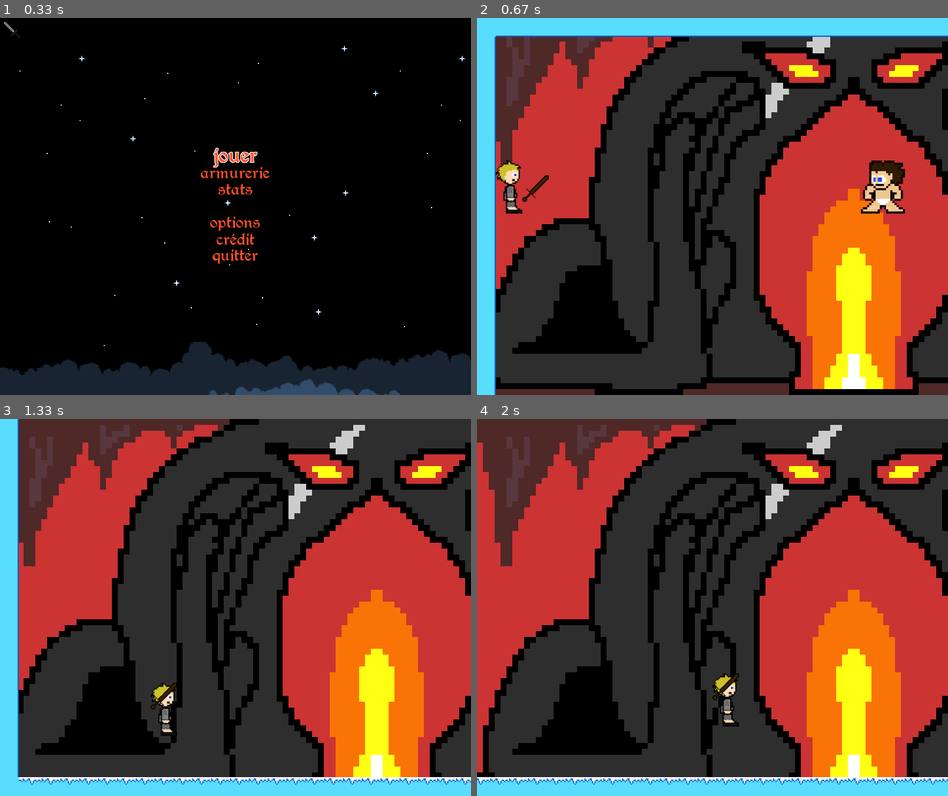
Above: before the commit, frames 1-4 (two rows, left to right).
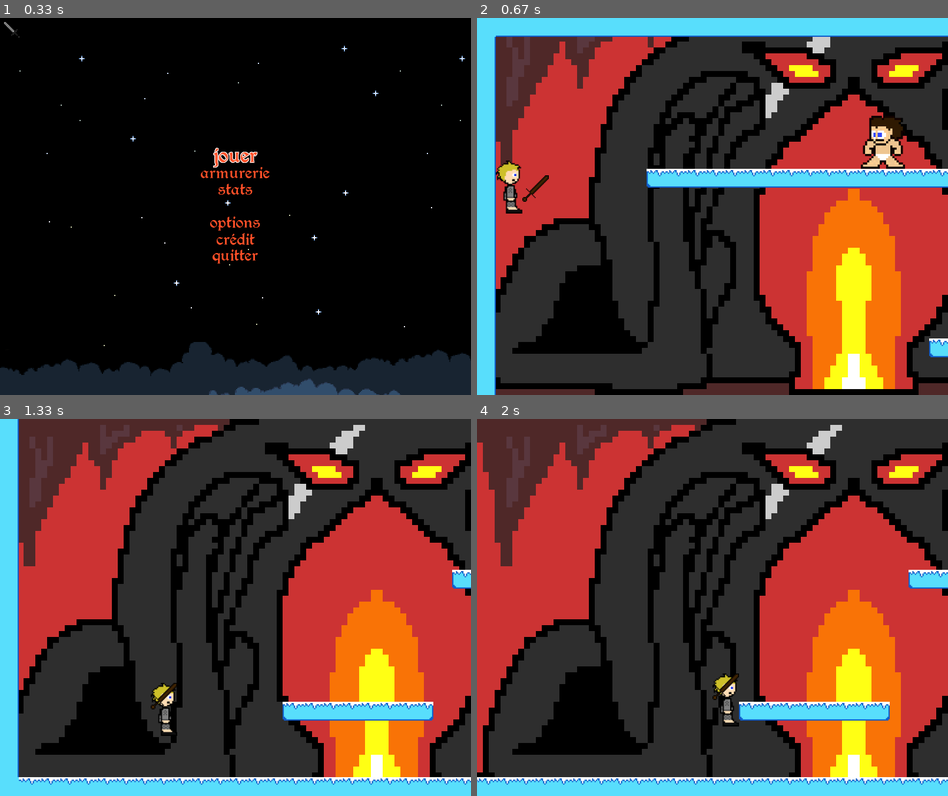
Above: after the commit, the same moments.

Repository: nerokiryu/hugo_boss
Game: pygame game, started from hugoboss.py
Two runs of this game, one before a commit and one after it. Both use one fixed random seed, a clock stepped at 60 frames per second and the inputs below. The source is Python 2; it was converted automatically to run under Python 3.
Inputs (mouse positions are in pixels of both pictures, inside the frame that each line leads up to):
- Up to frame 1 (0.33 s): no input
- Up to frame 2 (0.67 s): tap Enter at 0.33 s
- Up to frame 3 (1.33 s): hold Right 0.67-1.13 s; move the mouse to (216, 626) at 0.7 s; hold Up from 1.17 s (still down)
- Up to frame 4 (2 s): release Up at 1.47 s; hold Right 1.5-1.97 s

Frame 1 is identical in both runs. In frame 2, 4.9% of the frame differs, in the area x 36-100%, y 25-90%; in frame 3, 1.8%; in frame 4, 2.8%.

Commit message:
map glace

Diff:
--- a/jeu/jeu.py
+++ b/jeu/jeu.py
@@ -58,27 +58,27 @@
         "N                                                                            O",
         "N                                                                            O",
         "N                                                                            O",
-        "N                                                                            O",
-        "N                                                                            O",
-        "N                                                                            O",
-        "N                                                                            O",
-        "N                                                                            O",
-        "N                                                                            O",
-        "N                                                                            O",
-        "N                                                                            O",
-        "N                                                                            O",
-        "N                                                                            O",
-        "N                                                                            O",
-        "N                                                                            O",
-        "N                                                                            O",
-        "N                                                                            O",
-        "N                                                                            O",
-        "N                                                                            O",
-        "N                                                                            O",
-        "N                                                                            O",
-        "N                                                                            O",
-        "N                                                                            O",
-        "N                                                                            O",
+        "N                                                      JKKKKKKL              O",
+        "N                                                                            O",
+        "N                                                                            O",
+        "N                                    A A A A A                               O",
+        "N        JKKKKKKKKKKKKKKKKKKL                                                O",
+        "N                                                                            O",
+        "N                              A                                             O",
+        "N                                A                                           O",
+        "N                                  A                                         O",
+        "N                                    A                                       O",
+        "N                                                                            O",
+        "N                                           JKKKKKKKKKKKKKKKKKKL             O",
+        "N                                                                            O",
+        "N                       JKKKKKKL                                             O",
+        "N                                                                            O",
+        "N                                                                            O",
+        "N                                  JKKKKKKL                                  O",
+        "N                                                                            O",
+        "N                           A                                                O",
+        "N                                                                            O",
+        "N              JKKKKKKL                                                      O",
         "N                                                                            O",
         "N                                                                            O",
         "N                                                                            O",
Not shown, changed: GetEvent.pyc
